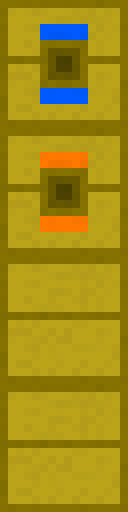
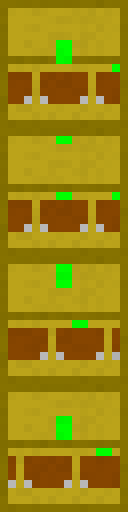
Two versions of the same layered image (128x512). Layer-by-layer changes:
added group "shipping depot" with 4 layers above "profit condenser" over box(8, 40, 120, 488)
added layer "Layer 3 copy 9" (1st of 2, in "shipping depot") in group "shipping depot" over box(8, 40, 120, 104)
added layer "Layer 3 copy 10" in group "shipping depot" over box(8, 136, 120, 232)
added layer "Layer 3 copy 11" in group "shipping depot" over box(8, 264, 120, 360)
added layer "Layer 3 copy 12" in group "shipping depot" over box(8, 416, 120, 488)
hid "io" over box(40, 24, 88, 232)
